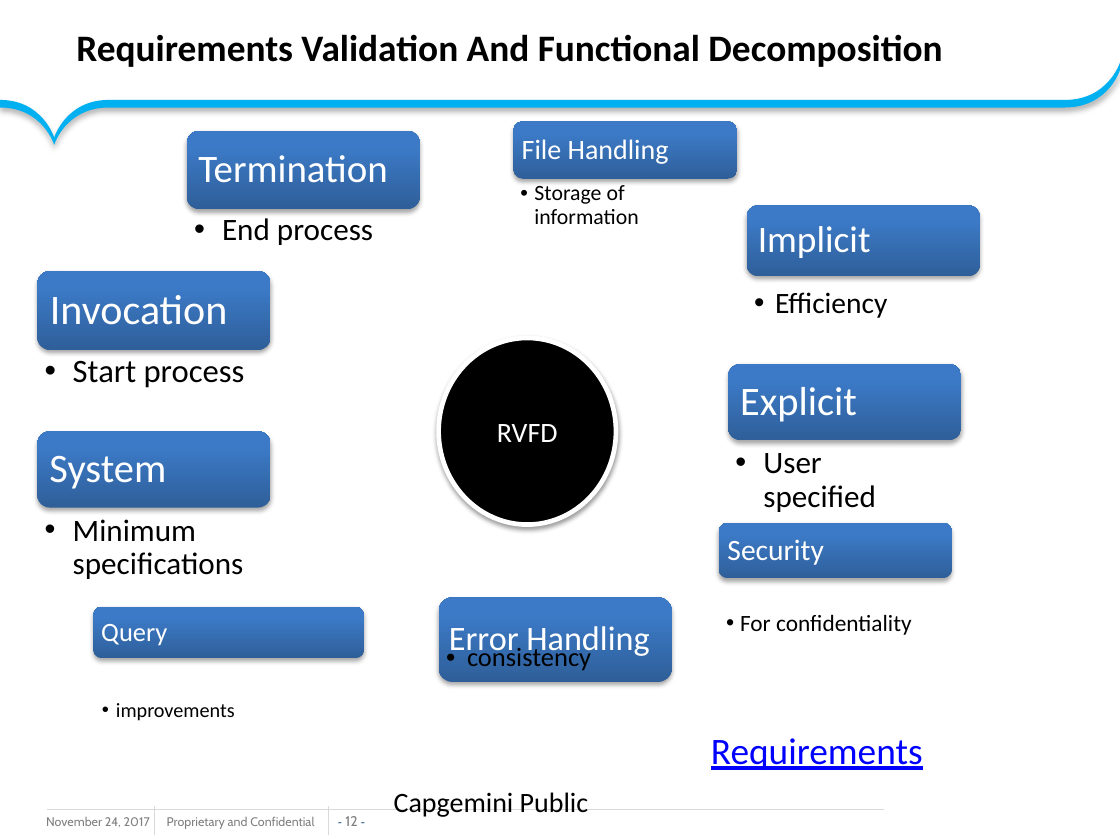
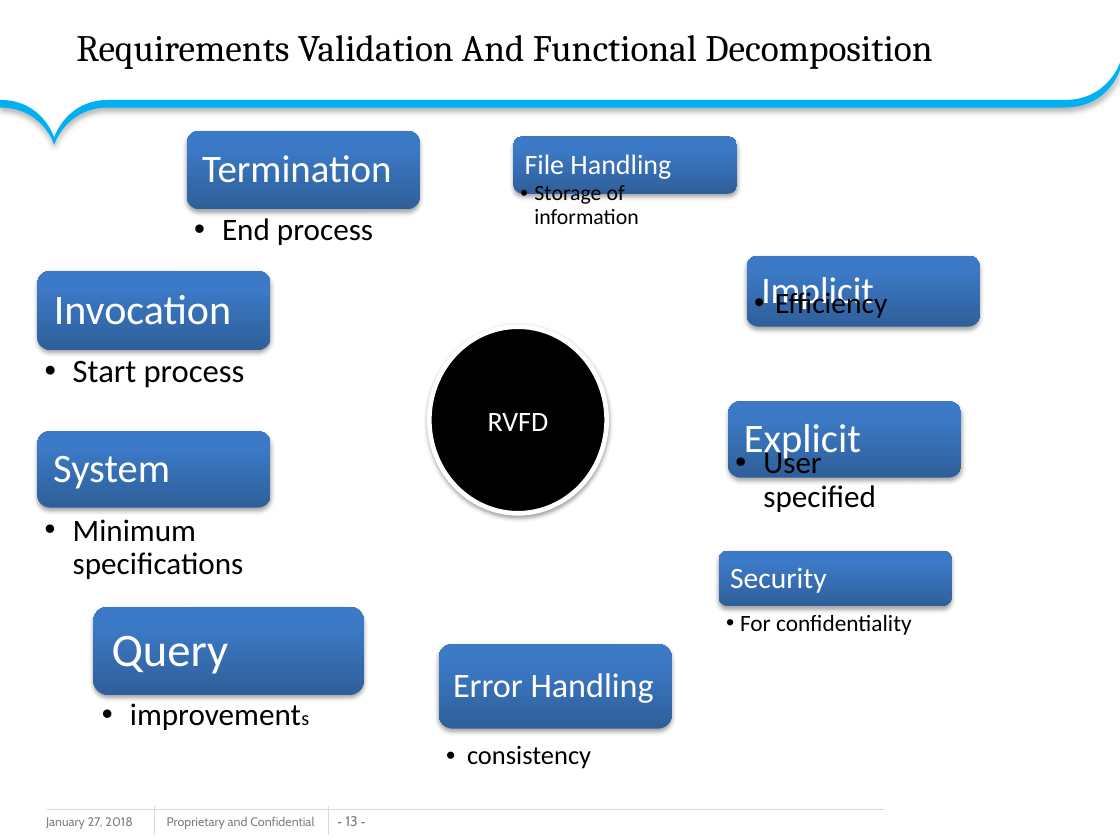
Before and after one commit to amolhadkar71/sssssssss, a slide deck: slide 13 of GroupB_HBMS_ppt.pptx (slide 12 before the commit). Drawn at 1120x840 pixels with LibreOffice and Linux fonts; fonts in the diff are those of the drawing; background and template pictures are left out. Boxes give left, top, right and bottom in pixels: in the first picture for what was removed or moved away, otherwise in the second. Text is boxed around its words. In the diff, an @@ line names an element or a change of style, - is before the commit and + after.

```diff
--- a/GroupB_HBMS_ppt.pptx
+++ b/GroupB_HBMS_ppt.pptx
@@ text "Requirements Validation And Functional Decomposition" at <box>76,35,932,69</box>: font Calibri to Cambria, bold off @@
@@ text "Termination": place and size @@
-text "Termination" at <box>198,155,387,183</box>
+text "Termination" at <box>202,155,391,183</box>
@@ rounded rectangle: place and size @@
-rounded rectangle at <box>513,121,737,178</box>
+rounded rectangle at <box>513,137,737,194</box>
@@ text "File Handling": place and size @@
-text "File Handling" at <box>522,139,669,164</box>
+text "File Handling" at <box>525,154,671,179</box>
@@ rounded rectangle: place and size @@
-rounded rectangle at <box>747,205,980,276</box>
+rounded rectangle at <box>747,255,980,326</box>
@@ text "Implicit" rewrapped from <box>758,226,871,258</box> to <box>761,277,874,313</box> @@
@@ text "Invocation": place and size @@
-text "Invocation" at <box>50,295,227,325</box>
+text "Invocation" at <box>54,295,231,325</box>
@@ ellipse "RVFD": place and size @@
-ellipse "RVFD" at <box>439,338,616,525</box>
+ellipse "RVFD" at <box>429,327,606,514</box>
@@ rounded rectangle: place and size @@
-rounded rectangle at <box>728,364,961,440</box>
+rounded rectangle at <box>728,401,961,477</box>
@@ text "Explicit": place and size @@
-text "Explicit" at <box>740,387,857,422</box>
+text "Explicit" at <box>744,424,861,462</box>
@@ text "System": place and size @@
-text "System" at <box>49,456,166,489</box>
+text "System" at <box>53,456,170,489</box>
@@ rounded rectangle: place and size @@
-rounded rectangle at <box>719,523,952,579</box>
+rounded rectangle at <box>719,551,952,607</box>
@@ text "Security": place and size @@
-text "Security" at <box>727,539,823,565</box>
+text "Security" at <box>730,567,826,593</box>
@@ rounded rectangle: place and size @@
-rounded rectangle at <box>93,607,364,659</box>
+rounded rectangle at <box>93,607,364,696</box>
@@ text "Query" at <box>112,635,229,674</box>: size 17 to 30 pt; more space between paragraphs @@
@@ rounded rectangle: place and size @@
-rounded rectangle at <box>439,597,672,682</box>
+rounded rectangle at <box>439,644,672,729</box>
@@ text "Error Handling": place and size @@
-text "Error Handling" at <box>449,626,649,659</box>
+text "Error Handling" at <box>453,673,654,703</box>
@@ text added at <box>93,696,364,793</box>, 20 pt, text #000000 @@
+  •• improvements
@@ text removed at <box>116,703,235,721</box> @@
-  •• improvements
@@ text "consistency": place and size @@
-text "consistency" at <box>467,645,591,671</box>
+text "consistency" at <box>467,746,591,769</box>
@@ text removed at <box>711,738,923,770</box> @@
-Requirements
@@ text removed at <box>394,792,588,817</box> @@
-Capgemini Public
@@ text at <box>46,817,132,829</box>: text changed @@
-November 24, 2017
+January 27, 2018
@@ page number at <box>345,816,358,826</box>: text changed @@
-- 12 -
+- 13 -
```
Also in this commit, not shown: 12 other slides changed, 13 slides added, 9 slides removed.
